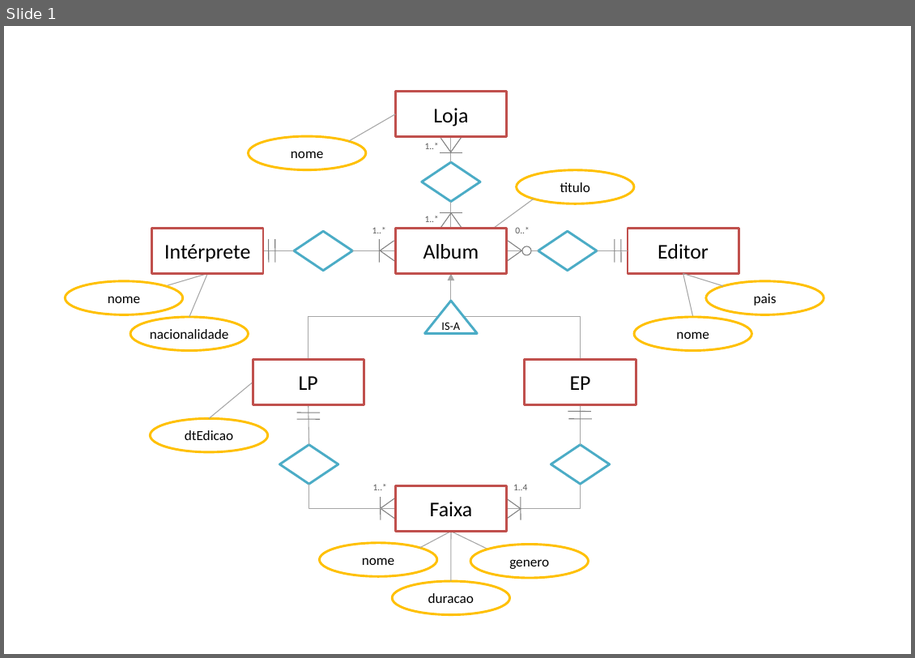
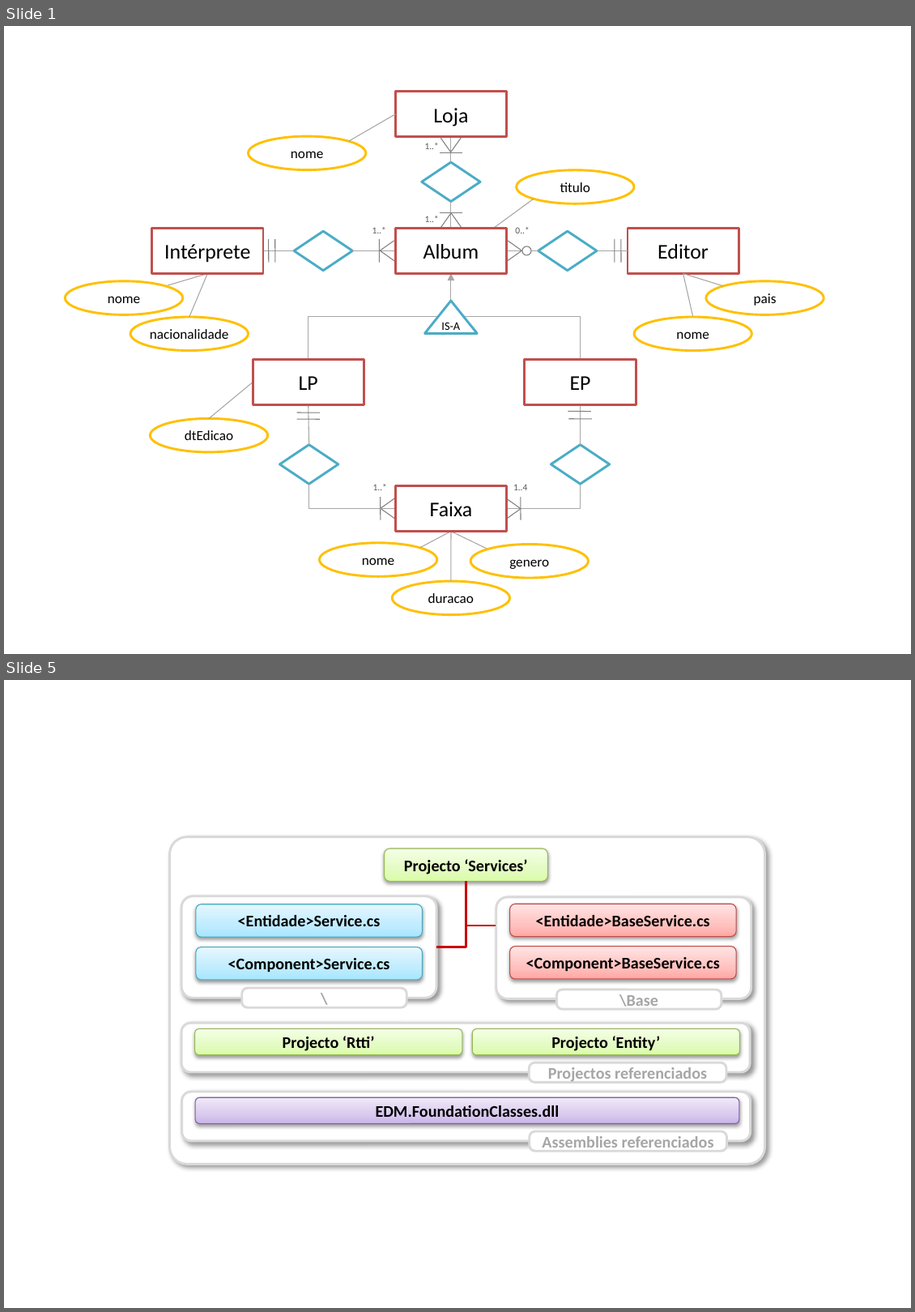
Before and after one commit to Netivski/projectoseminario, a slide deck: Documentação/Report Structures.pptx. Shown one above the other, each under a label of ours: slide 1 before the commit, slides 1 and 5 after it; the slides between them are not shown. The pictures are 915x658 and 915x1312 pixels, drawn with LibreOffice and Linux fonts; fonts in the diff are those of the drawing. Boxes give left, top, right and bottom in pixels: in the first picture for what was removed or moved away, otherwise in the second. Text is boxed around its words. In the diff, an @@ line names an element or a change of style, - is before the commit and + after.

```diff
--- a/Documentação/Report Structures.pptx
+++ b/Documentação/Report Structures.pptx
@@ slide 5 added at (4,680,911,1308), background #FFFFFF @@
@@ rounded rectangle added at (170,836,765,1164), fill #FFFFFF, outline #D9D9D9 2 pt @@
@@ rounded rectangle added at (385,848,548,881), fill gradient #DAFDA7 to #E4FCC2 to #F5FFE7, outline #98B955 0.75 pt, 14 pt, text #000000, bold @@
+Projecto ‘Services’
@@ rounded rectangle added at (181,896,437,998), fill #FFFFFF, outline #D9D9D9 2 pt @@
@@ elbow line added from (437, 947) to (467, 881), #CC0000 1.5 pt @@
@@ elbow line added from (496, 925) to (467, 881), #CC0000 1.5 pt @@
@@ rounded rectangle added at (496,897,752,998), fill #FFFFFF, outline #D9D9D9 2 pt @@
@@ rounded rectangle added at (196,904,422,937), fill gradient #A7E6FF to #C1EDFF to #E7F8FF, outline #46AAC5 0.75 pt, 14 pt, text #000000, bold @@
+<Entidade>Service.cs
@@ rounded rectangle added at (510,904,736,936), fill gradient #FFA6A5 to #FFC0BF to #FFE7E7, outline #BF4C48 0.75 pt, 14 pt, text #000000, bold @@
+<Entidade>BaseService.cs
@@ rounded rectangle added at (510,946,736,979), fill gradient #FFA6A5 to #FFC0BF to #FFE7E7, outline #BF4C48 0.75 pt, 14 pt, text #000000, bold @@
+<Component>BaseService.cs
@@ rounded rectangle added at (196,947,422,980), fill gradient #A7E6FF to #C1EDFF to #E7F8FF, outline #46AAC5 0.75 pt, 14 pt, text #000000, bold @@
+<Component>Service.cs
@@ rounded rectangle added at (242,989,407,1007), fill #FFFFFF, outline #D9D9D9 2 pt, 14 pt, text #A6A6A6, bold @@
+\
@@ rounded rectangle added at (557,990,722,1009), fill #FFFFFF, outline #D9D9D9 2 pt, 14 pt, text #A6A6A6, bold @@
+\Base
@@ rounded rectangle added at (181,1023,750,1073), fill #FFFFFF, outline #D9D9D9 2 pt @@
@@ rounded rectangle added at (195,1029,462,1055), fill gradient #DAFDA7 to #E4FCC2 to #F5FFE7, outline #98B955 0.75 pt, 14 pt, text #000000, bold @@
+Projecto ‘Rtti’
@@ rounded rectangle added at (472,1029,739,1055), fill gradient #DAFDA7 to #E4FCC2 to #F5FFE7, outline #98B955 0.75 pt, 14 pt, text #000000, bold @@
+Projecto ‘Entity’
@@ rounded rectangle added at (529,1063,727,1082), fill #FFFFFF, outline #D9D9D9 2 pt, 14 pt, text #A6A6A6, bold @@
+Projectos referenciados
@@ rounded rectangle added at (181,1092,750,1142), fill #FFFFFF, outline #D9D9D9 2 pt @@
@@ rounded rectangle added at (195,1098,739,1124), fill gradient #C9B5E8 to #D8CBEE to #F0EAF9, outline #7D60A0 0.75 pt, 14 pt, text #000000, bold @@
+EDM.FoundationClasses.dll
@@ rounded rectangle added at (530,1131,728,1151), fill #FFFFFF, outline #D9D9D9 2 pt, 14 pt, text #A6A6A6, bold @@
+Assemblies referenciados
```
Also in this commit, not shown: 9 other slides added, 1 slide removed, 1 other file.
